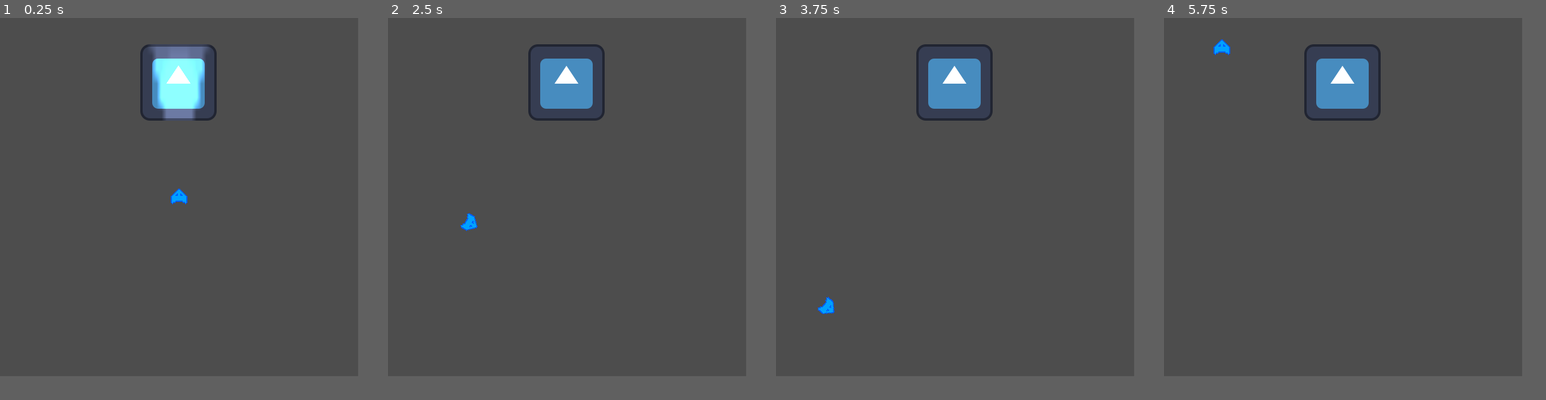
Above: before the commit, frames 1-4 (left to right).
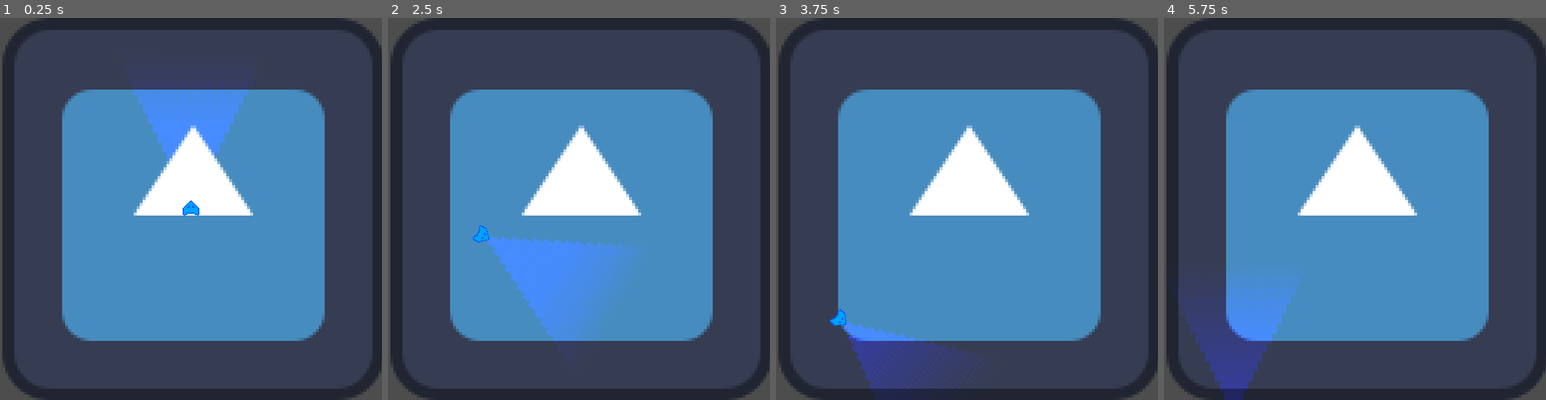
Above: after the commit, the same moments.

Repository: LucMat50/20SecondGameJam2025
Game: Godot game, scene res://scenes/main_game.tscn
Same seed, same stepped clock (60 frames per second), same inputs: the game is played once before the commit and once after it. The engine's default icon, where the game draws it, is replaced by a stand-in: a white triangle on a blue panel in a dark square.
Inputs:
- Up to frame 1 (0.25 s): no input
- Up to frame 2 (2.5 s): tap Enter at 0.5 s; hold Right (move_right) 0.53-1.28 s; hold Down (move_down) 1.28-2.03 s; hold Right (move_right) from 2.03 s (still down)
- Up to frame 3 (3.75 s): release Right (move_right) at 2.78 s; hold Up (move_up) 2.78-3.53 s; hold Left (move_left) from 3.53 s (still down)
- Up to frame 4 (5.75 s): release Left (move_left) at 5.03 s; hold Down (move_down) from 5.03 s (still down)
The window is 600x600 before the commit and 640x640 after it. Grey fills any space a smaller window leaves; there, only what the larger window draws over its background counts as a difference.

The runs differ from the first frame. In frame 1, 58% of the frame differs, in the area x 0-100%, y 0-100%; in frame 2, 57%; in frame 3, 59%; in frame 4, 59%.

Commit message:
made better light adjusted boundaries

Diff:
--- a/20-second-game-jam-2025/project.godot
+++ b/20-second-game-jam-2025/project.godot
@@ -17,8 +17,8 @@
 
 [display]
 
-window/size/viewport_width=600
-window/size/viewport_height=600
+window/size/viewport_width=640
+window/size/viewport_height=640
 
 [input]
 
@@ -42,6 +42,11 @@
 "events": [Object(InputEventKey,"resource_local_to_scene":false,"resource_name":"","device":-1,"window_id":0,"alt_press …(195 unchanged characters)…
 ]
 }
+shoot={
+"deadzone": 0.2,
+"events": [Object(InputEventKey,"resource_local_to_scene":false,"resource_name":"","device":-1,"window_id":0,"alt_pressed":false,"shift_pressed":false,"ctrl_pressed":false,"meta_pressed":false,"pressed":false,"keycode":0,"physical_keycode":32,"key_label":0,"unicode":32,"location":0,"echo":false,"script":null)
+]
+}
 
 [rendering]
 
--- a/20-second-game-jam-2025/scenes/main_game.tscn
+++ b/20-second-game-jam-2025/scenes/main_game.tscn
@@ -5,9 +5,10 @@
 
 [node name="main_game" type="Node2D"]
 
+[node name="Sprite2D" type="Sprite2D" parent="."]
+position = Vector2(324.00003, 320.5)
+scale = Vector2(5, 5.008)
+texture = ExtResource("2_72e8q")
+
 [node name="Player" parent="." instance=ExtResource("1_s3esy")]
-position = Vector2(300, 300)
-
-[node name="Sprite2D" type="Sprite2D" parent="."]
-position = Vector2(299, 108)
-texture = ExtResource("2_72e8q")
+position = Vector2(320, 320)
--- a/20-second-game-jam-2025/scenes/player.tscn
+++ b/20-second-game-jam-2025/scenes/player.tscn
@@ -20,6 +20,7 @@
 shape = SubResource("CircleShape2D_3vyb7")
 
 [node name="PointLight2D" type="PointLight2D" parent="."]
-position = Vector2(0, -195)
-scale = Vector2(4.15625, 11.75)
+position = Vector2(0, -71.5)
+scale = Vector2(0.2, 0.2)
+color = Color(0, 0, 1, 1)
 texture = ExtResource("3_qhqgy")
--- a/20-second-game-jam-2025/scripts/player.gd
+++ b/20-second-game-jam-2025/scripts/player.gd
@@ -22,12 +22,12 @@
 
 
 	var screen_size = get_viewport_rect().size
-	if global_position.y < 0:
-		global_position.y = screen_size.y
-	elif global_position.y > screen_size.y:
-		global_position.y = 0
+	if global_position.y < -200:
+		global_position.y = screen_size.y + 200
+	elif global_position.y > screen_size.y + 200:
+		global_position.y = -200
 
-	if global_position.x < 0:
-		global_position.x = screen_size.x
-	elif global_position.x > screen_size.x:
-		global_position.x = 0
+	if global_position.x < -200:
+		global_position.x = screen_size.x + 200
+	elif global_position.x > screen_size.x + 200:
+		global_position.x = -200
Binary file changed: 20-second-game-jam-2025/assets/Light.png
